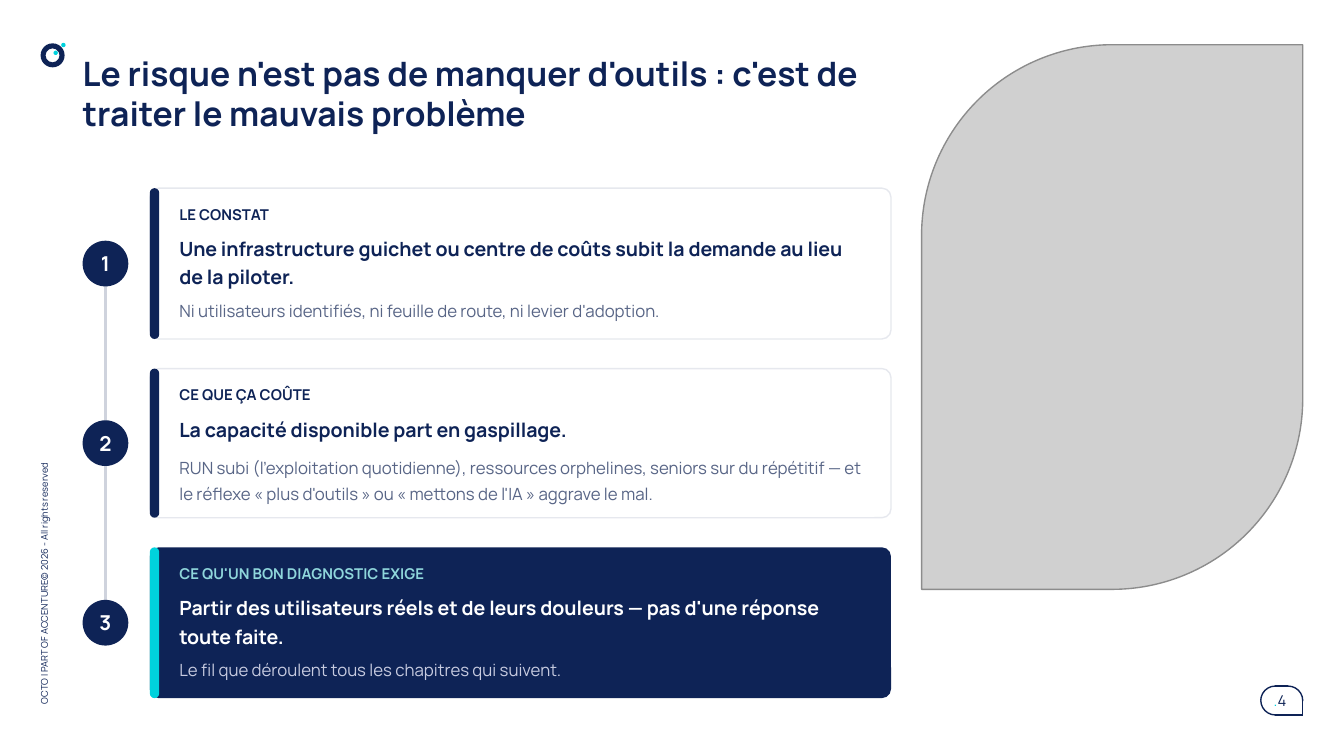
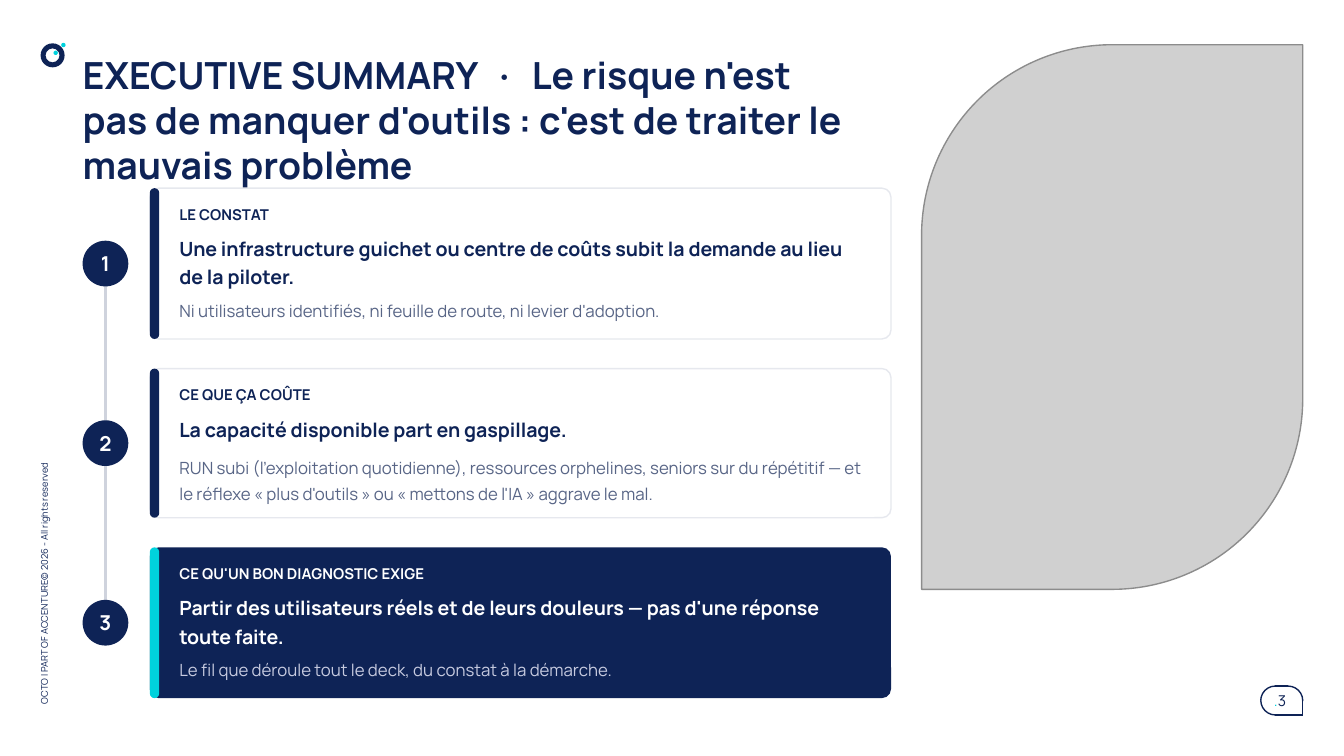
Before and after one commit to claudecamus-dot/Vscode3, a slide deck: slide 3 of docs/cadrage-ppt/bmad-iap-cadrage-synthese.pptx (slide 4 before the commit). Drawn at 1344x756 pixels with LibreOffice and Linux fonts; fonts in the diff are those of the drawing; grey boxes stand for pictures. Boxes give left, top, right and bottom in pixels: in the first picture for what was removed or moved away, otherwise in the second. Text is boxed around its words. In the diff, an @@ line names an element or a change of style, - is before the commit and + after.

```diff
--- a/docs/cadrage-ppt/bmad-iap-cadrage-synthese.pptx
+++ b/docs/cadrage-ppt/bmad-iap-cadrage-synthese.pptx
@@ title at (83,61,841,190): text changed; size 18 to 20 pt @@
-Le risque n'est pas de manquer d'outils : c'est de traiter le mauvais problème
+EXECUTIVE SUMMARY · Le risque n'est pas de manquer d'outils : c'est de traiter le mauvais problème
@@ text "CE QU'UN BON DIAGNOSTIC EXIGE" at (179,568,424,580): text colour #8FD6DB to #FFFFFF @@
@@ text at (179,663,612,680): text changed @@
-Le fil que déroulent tous les chapitres qui suivent.
+Le fil que déroule tout le deck, du constat à la démarche.
@@ page number at (1274,695,1286,707): text changed @@
-.4
+.3
```
Also in this commit, not shown: 23 other slides changed, 8 slides added, 15 slides removed, 2 other files.
